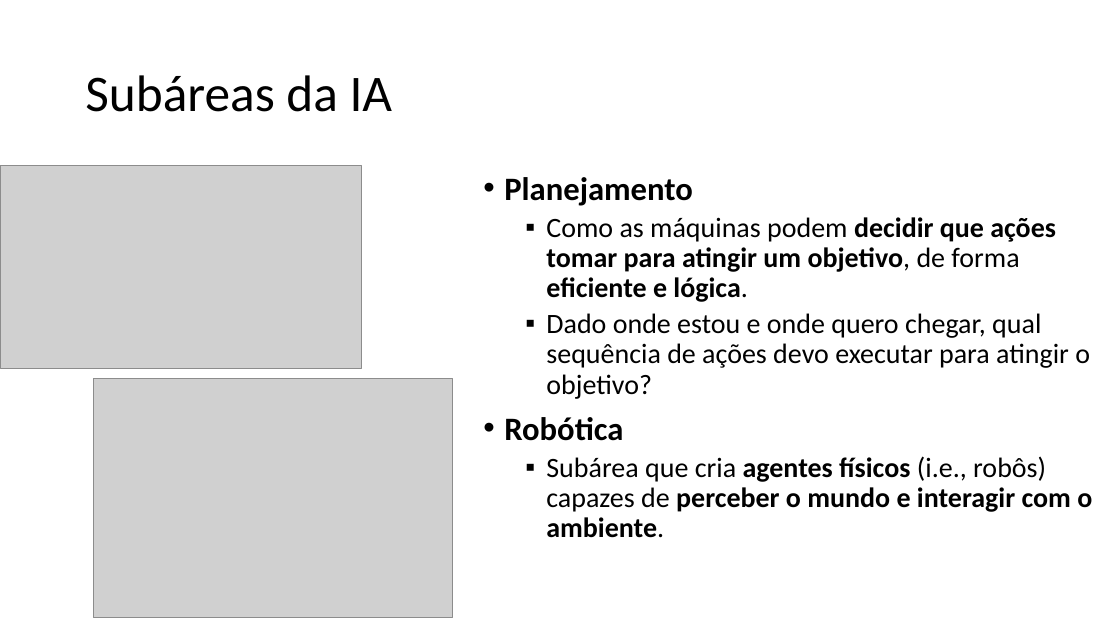
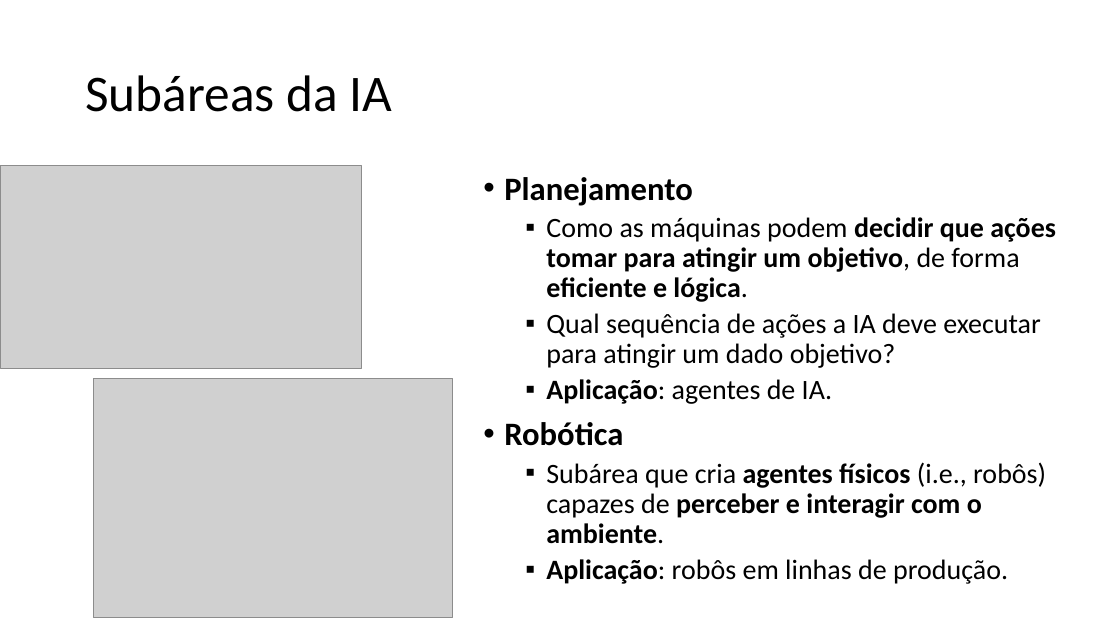
Before and after one commit to zz4fap/c24_inteligencia_artificial, a slide deck: slide 42 of slides/C24_Introdução.pptx. Drawn at 1120x630 pixels with LibreOffice and Linux fonts; fonts in the diff are those of the drawing; grey boxes stand for pictures. Boxes give left, top, right and bottom in pixels: in the first picture for what was removed or moved away, otherwise in the second. Text is boxed around its words. In the diff, an @@ line names an element or a change of style, - is before the commit and + after.

```diff
--- a/slides/C24_Introdução.pptx
+++ b/slides/C24_Introdução.pptx
@@ text at [546, 313, 1041, 404]: text changed @@
-  ▪ Dado onde estou e onde quero chegar, qual sequência de ações devo executar para atingir o objetivo?
+  ▪ Qual sequência de ações a IA deve executar para atingir um dado objetivo?
+  ▪ Aplicação: agentes de IA.
@@ text at [546, 462, 1046, 584]: text changed; bold off @@
-  ▪ Subárea que cria agentes físicos (i.e., robôs) capazes de perceber o mundo e interagir com o ambiente.
+  ▪ Subárea que cria agentes físicos (i.e., robôs) capazes de perceber e interagir com o ambiente.
+  ▪ Aplicação: robôs em linhas de produção.
```
Also in this commit, not shown: 24 other slides changed, 1 other file.
